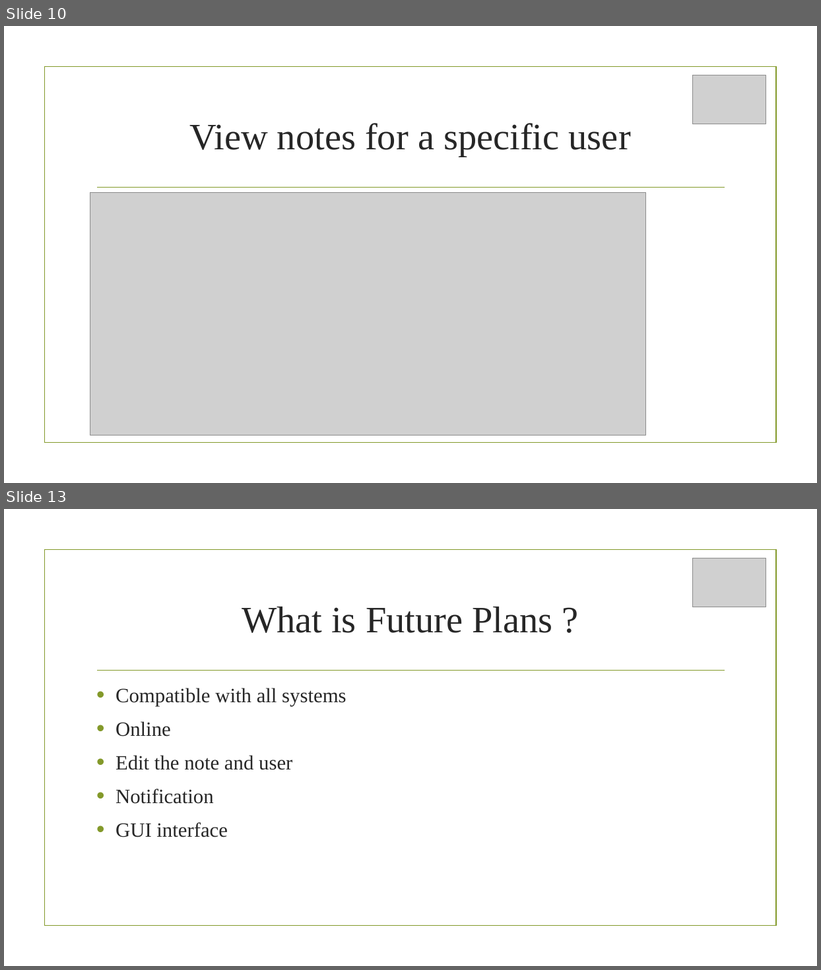
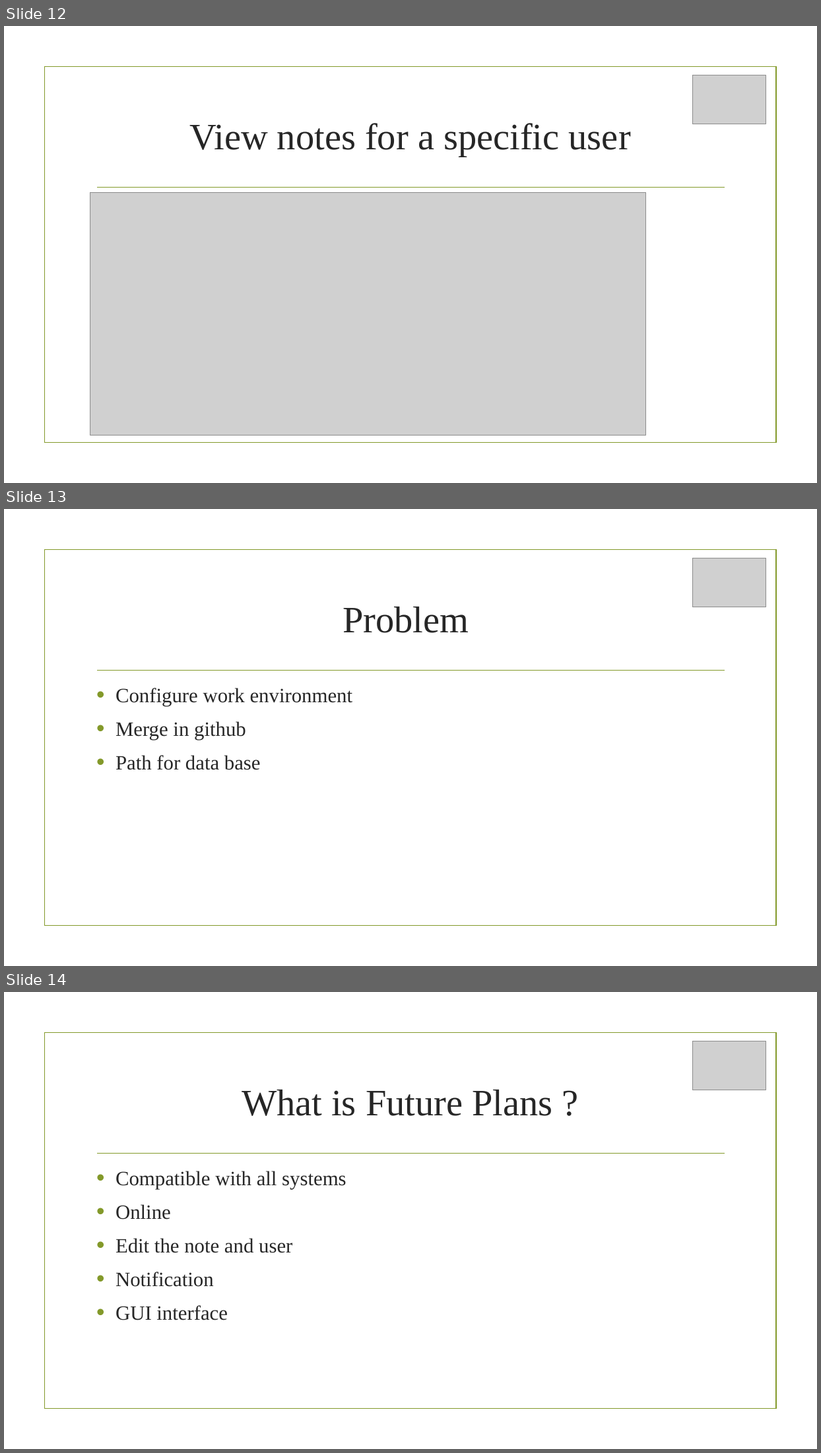
Before and after one commit to ibrahim123abusamrah/show, a slide deck: Sticky-Notes_B.pptx. Shown one above the other, each under a label of ours: slides 10 and 13 before the commit, slides 12, 13 and 14 after it; the slides between them are not shown. The pictures are 821x970 and 821x1453 pixels, drawn with LibreOffice and Linux fonts; fonts in the diff are those of the drawing; grey boxes stand for pictures; background and template pictures are left out. Boxes give left, top, right and bottom in pixels: in the first picture for what was removed or moved away, otherwise in the second. Text is boxed around its words. In the diff, an @@ line names an element or a change of style, - is before the commit and + after.

```diff
--- a/Sticky-Notes_B.pptx
+++ b/Sticky-Notes_B.pptx
@@ slide 13 added at [4,509,817,966], background picture (left out); not listed: 2 template elements that a slide beside it also shows @@
@@ picture added at [692,558,766,607] @@
@@ title added at [343,607,469,633], 44 pt, text #262626 @@
+Problem
@@ text added at [116,688,353,770], 24 pt, text #262626 @@
+• Configure work environment
+• Merge in github
+• Path for data base
@@ what was slide 10 is now slide 12 @@
@@ what was slide 13 is now slide 14 @@
```
Also in this commit, not shown: 2 slides changed, 4 other slides added, 4 slides removed.
